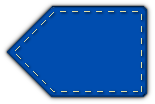
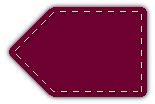
Layers edited between the first and the second 155×104 image:
added layer "Drop Shadow#3" above "Drop Shadow#2" over (3, 3, 151, 101)
hid "Drop Shadow#1", painted on it over (2, 3, 151, 101)
hid "Drop Shadow" over (5, 4, 149, 99)
hid "contour" over (7, 6, 147, 97)
painted on "background" over (7, 7, 147, 97)
